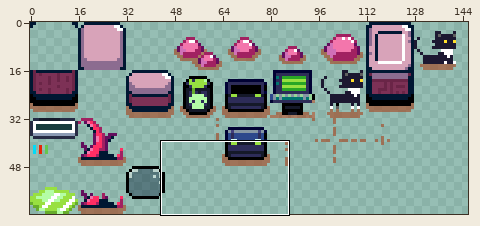
File history of a sprite sheet, dst/atlas.png. Above: a wide view before the commit, with the close-up outlined.
Close-up. First the earlier version:
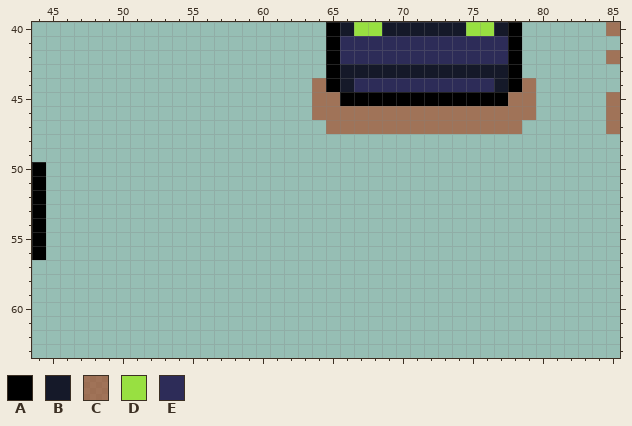
The file is 160x64 pixels. Colours within 5 levels of each other are drawn and written as one. Shown: x 44..85, y 40..63. The wide view leaves out empty margins. The commit also changed other parts of the picture, which this record leaves out.
Palette (. is transparent): A #000000  B #151929  C #a45331b3  D #98e041  E #2d2c58
Pixels before, first column x 44:
40 .....................ABDDBBBBBBDDBA......C
41 .....................AEEEEEEEEEEEEA.......
42 .....................AEEEEEEEEEEEEA......C
43 .....................ABBBBBBBBBBBBA.......
44 ....................CABEEEEEEEEEEBAC......
45 ....................CCAAAAAAAAAAAACC.....C
46 ....................CCCCCCCCCCCCCCCC.....C
47 .....................CCCCCCCCCCCCCC......C
48 ..........................................
49 ..........................................
50 A.........................................
51 A.........................................
52 A.........................................
53 A.........................................
54 A.........................................
55 A.........................................
56 A.........................................
New version:
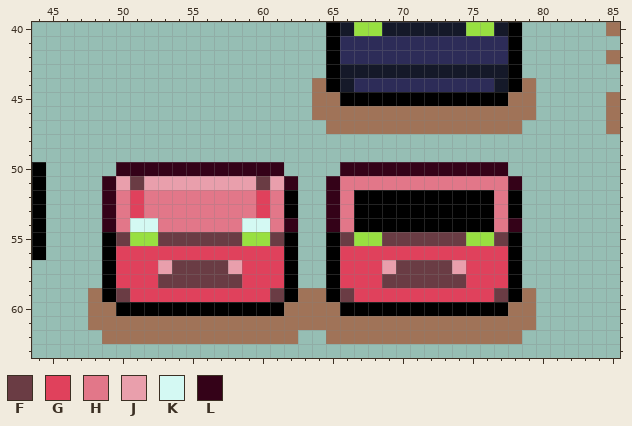
Colours new in this view: F #6a3c44  G #e0415c  H #e27789  J #e99fac  K #d4f9f3  L #340218
From old to new:
Changed rows in their new state; - is an unchanged pixel.
first column x 48:
50 --LLLLLLLLLLLL----LLLLLLLLLLLL--
51 -LJFJJJJJJJJFJL--LHHHHHHHHHHHHL-
52 -LHGHHHHHHHHGHA--LHAAAAAAAAAAHA-
53 -LHGHHHHHHHHGHA--LHAAAAAAAAAAHA-
54 -LHKKHHHHHHKKHL--LHAAAAAAAAAAHL-
55 -AFDDFFFFFFDDFA--AFDDFFFFFFDDFA-
56 -AGGGGGGGGGGGGA--AGGGGGGGGGGGGA-
57 -AGGGJFFFFJGGGA--AGGGJFFFFJGGGA-
58 -AGGGFFFFFFGGGA--AGGGFFFFFFGGGA-
59 CAFGGGGGGGGGGFACCAFGGGGGGGGGGFAC
60 CCAAAAAAAAAAAACCCCAAAAAAAAAAAACC
61 CCCCCCCCCCCCCCCCCCCCCCCCCCCCCCCC
62 -CCCCCCCCCCCCCC--CCCCCCCCCCCCCC-
